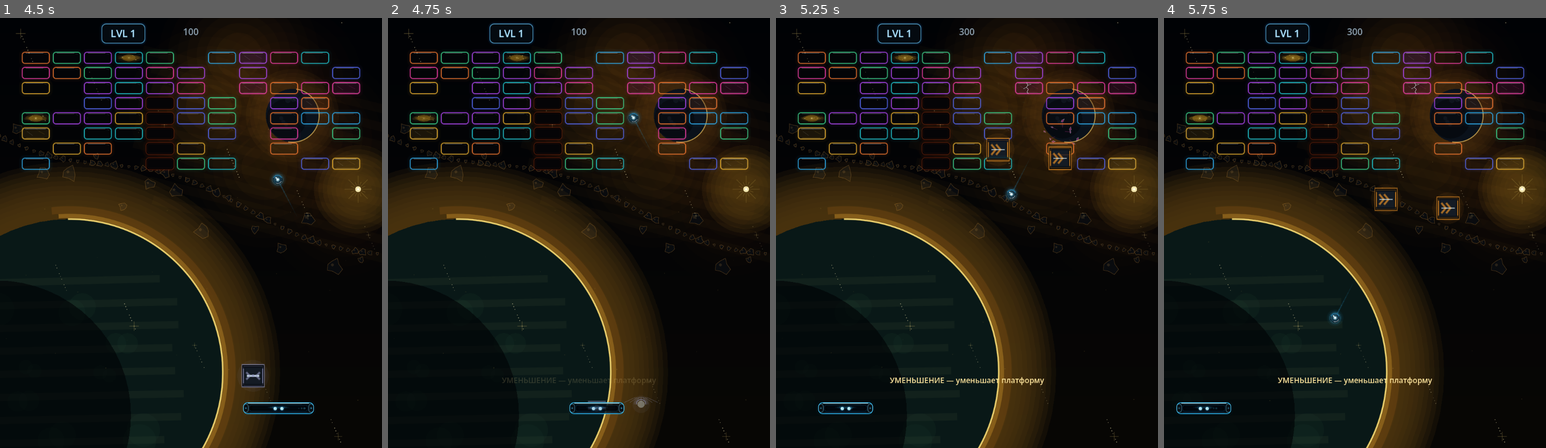
Above: before the commit, frames 1-4 (left to right).
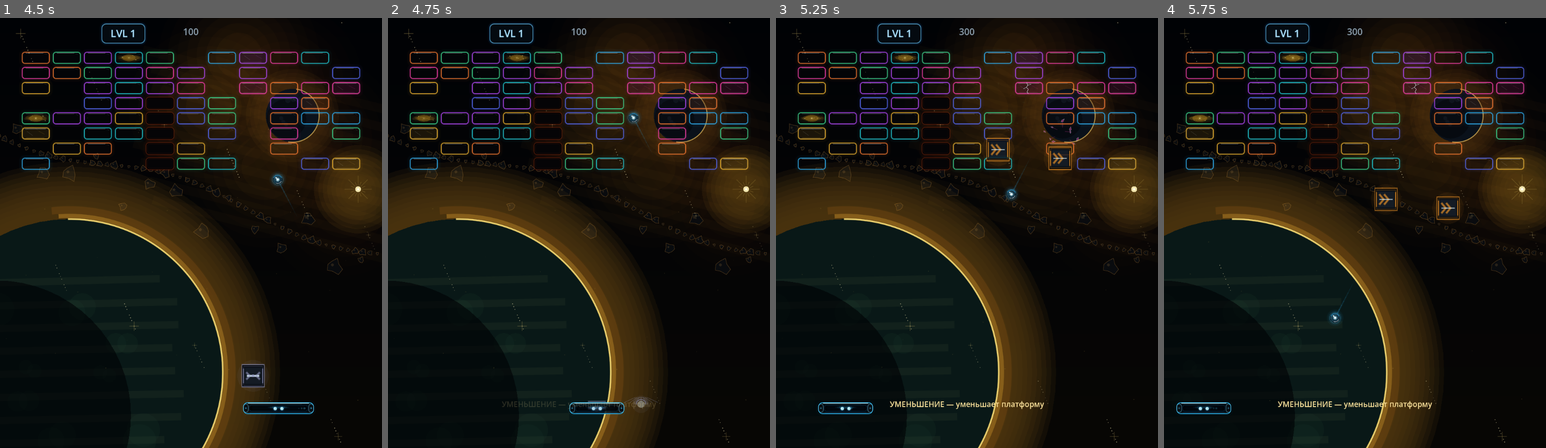
Above: after the commit, the same moments.

Repository: Ardarik421/arkanoid
Game: Godot game, scene res://scenes/main_menu.tscn
The game is run twice, just before and just after one commit, with the same random seed, the same clock (stepped at 60 frames per second) and the same inputs.
Inputs (mouse positions are in pixels of both pictures, inside the frame that each line leads up to):
- Up to frame 1 (4.5 s): click "НОВАЯ ИГРА" at 0.5 s; tap Enter at 1.25 s; move the mouse to (275, 211) at 1.27 s; hold D (move_right) 1.28-2.03 s; tap Space (launch_ball) every 0.75 s from 1.35 to 4.35 s; click (275, 211) at 1.42 s; move the mouse to (114, 254) at 2.02 s; hold A (move_left) 2.03-2.78 s; move the mouse to (229, 138) at 2.77 s; hold D (move_right) 2.78-4.28 s; move the mouse to (171, 319) at 3.52 s; click (171, 319) at 3.67 s; move the mouse to (305, 297) at 4.27 s; hold A (move_left) from 4.28 s (still down)
- Up to frame 2 (4.75 s): keep holding A (move_left)
- Up to frame 3 (5.25 s): keep holding A (move_left); move the mouse to (852, 168) at 5.02 s; tap Space (launch_ball) at 5.1 s
- Up to frame 4 (5.75 s): keep holding A (move_left)

Frame 1 is identical in both runs. In frame 2, 0.3% of the frame differs, in the area x 29-71%, y 83-91%; in frame 3, 0.6%; in frame 4, 0.6%.
Error before the commit: Parse Error: Could not resolve member "shield_width": Cyclic reference. (res://scenes/shield_visual.gd:4)

Commit message:
Fix shield width cyclic initialization

Diff:
--- a/scenes/shield_visual.gd
+++ b/scenes/shield_visual.gd
@@ -1,7 +1,7 @@
 extends Node2D
 
 var animation_time: float = 0.0
-var shield_width: float = shield_width
+var shield_width: float = 920.0
 
 func set_shield_width(value: float) -> void:
 	shield_width = value
